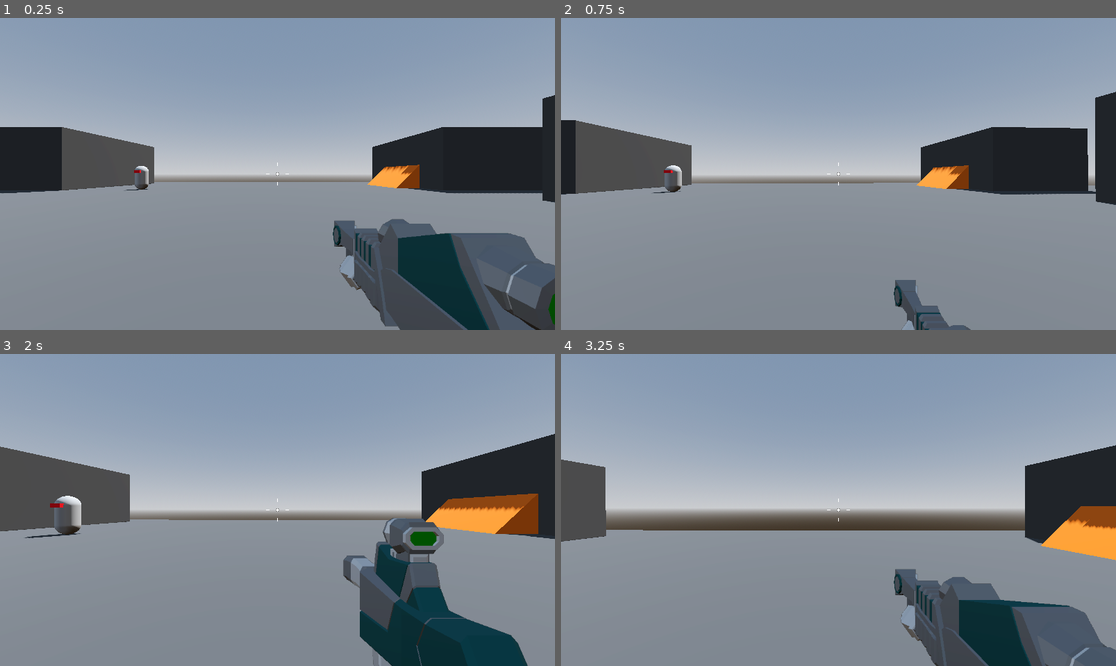
Above: before the commit, frames 1-4 (two rows, left to right).
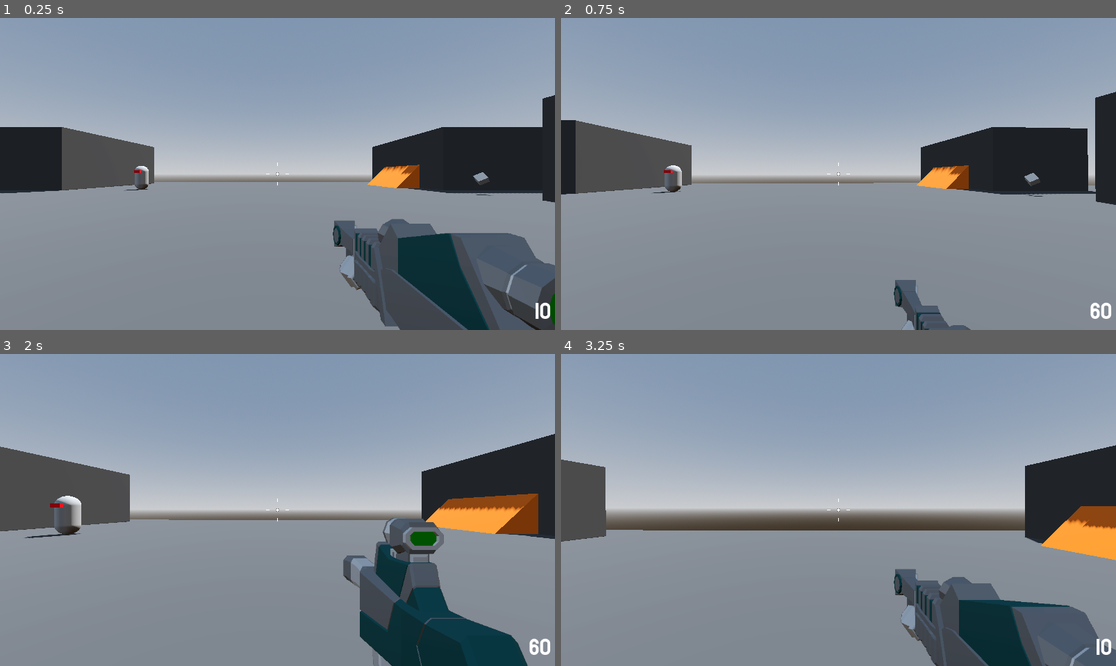
Above: after the commit, the same moments.

Repository: RileyWaldo/RoboRampage
Game: Godot game, scene res://Levels/SandBox.tscn
Same seed, same stepped clock (60 frames per second), same inputs: the game is played once before the commit and once after it.
Inputs (mouse positions are in pixels of both pictures, inside the frame that each line leads up to):
- Up to frame 1 (0.25 s): no input
- Up to frame 2 (0.75 s): tap Enter at 0.5 s; move the mouse to (866, 174) at 0.52 s; hold W (moveForward) from 0.53 s (still down); hold Mouse wheel up (nextWeapon) from 0.53 s (still down); click (866, 174) at 0.67 s
- Up to frame 3 (2 s): keep holding W (moveForward); tap Space (jump) at 0.77, 1.52 s; tap 1 (weapon1) at 0.8, 1.35 s; move the mouse to (249, 510) at 1.27 s; release Mouse wheel up (nextWeapon) at 1.28 s; click (249, 510) at 1.42 s; tap 2 (weapon2) at 1.55 s
- Up to frame 4 (3.25 s): keep holding W (moveForward); move the mouse to (849, 503) at 2.02 s; hold 2 (weapon2) 2.03-2.78 s; click (849, 503) at 2.17 s; tap Mouse wheel up (nextWeapon) at 2.3 s; move the mouse to (832, 516) at 2.77 s; click (832, 516) at 2.85 s; tap Space (jump) at 3.02 s; tap 1 (weapon1) at 3.05 s

The runs differ from the first frame. In frame 1, 0.2% of the frame differs, in the area x 85-100%, y 49-97%; in frame 2, 0.2%, in the area x 83-100%, y 49-97%; in frame 3, 0.1%; in frame 4, 0.1%.

Commit message:
Added ammo pick ups

Diff:
--- /dev/null
+++ b/GameObjects/PickUp.tscn
@@ -0,0 +1,21 @@
+[gd_scene load_steps=4 format=3 uid="uid://0p3ehjyjitbm"]
+
+[ext_resource type="Script" uid="uid://cis4ktv7bj48f" path="res://Scripts/PickUp.gd" id="1_cyvg4"]
+
+[sub_resource type="BoxMesh" id="BoxMesh_nd06s"]
+size = Vector3(0.5, 0.5, 0.5)
+
+[sub_resource type="SphereShape3D" id="SphereShape3D_cyvg4"]
+radius = 1.0
+
+[node name="PickUp" type="Area3D"]
+script = ExtResource("1_cyvg4")
+
+[node name="AmmoMesh" type="MeshInstance3D" parent="."]
+transform = Transform3D(0.70710677, -0.70710677, 0, 0.49999997, 0.49999997, -0.70710677, 0.49999997, 0.49999997, 0.70710677, 0, 0, 0)
+mesh = SubResource("BoxMesh_nd06s")
+
+[node name="CollisionShape3D" type="CollisionShape3D" parent="."]
+shape = SubResource("SphereShape3D_cyvg4")
+
+[connection signal="body_entered" from="." to="." method="_on_body_entered"]
--- a/GameObjects/Player.tscn
+++ b/GameObjects/Player.tscn
@@ -9,6 +9,7 @@
 [ext_resource type="Texture2D" uid="uid://b6lpow0xh5x4y" path="res://Assets/damage.png" id="5_ortbp"]
 [ext_resource type="Script" uid="uid://bqoxwpumtm7jk" path="res://Scripts/AmmoHandler.gd" id="6_0wesu"]
 [ext_resource type="PackedScene" uid="uid://2n6ncod8u278" path="res://GameObjects/GameOverMenu.tscn" id="6_hfly6"]
+[ext_resource type="FontFile" uid="uid://cemykaucqg8h" path="res://Assets/Staatliches/Staatliches-Regular.ttf" id="9_0sn6b"]
 
 [sub_resource type="CapsuleMesh" id="CapsuleMesh_y23oo"]
 
@@ -152,6 +153,10 @@
 &"TakeDamage": SubResource("Animation_hfly6")
 }
 
+[sub_resource type="LabelSettings" id="LabelSettings_xngwf"]
+font = ExtResource("9_0sn6b")
+font_size = 48
+
 [node name="Player" type="CharacterBody3D" groups=["player"]]
 script = ExtResource("1_lu7l2")
 
@@ -213,8 +218,10 @@
 ammoHandler = NodePath("../../AmmoHandler")
 ammoType = 1
 
-[node name="AmmoHandler" type="Node" parent="SubViewportContainer/SubViewport/WeaponCamera"]
+[node name="AmmoHandler" type="Node" parent="SubViewportContainer/SubViewport/WeaponCamera" node_paths=PackedStringArray("ammoLabel")]
+unique_name_in_owner = true
 script = ExtResource("6_0wesu")
+ammoLabel = NodePath("../../../../MarginContainer/AmmoLabel")
 
 [node name="CenterContainer" type="CenterContainer" parent="."]
 anchors_preset = 15
@@ -245,4 +252,24 @@
 }
 autoplay = "RESET"
 
+[node name="MarginContainer" type="MarginContainer" parent="."]
+anchors_preset = 15
+anchor_right = 1.0
+anchor_bottom = 1.0
+grow_horizontal = 2
+grow_vertical = 2
+mouse_filter = 2
+theme_override_constants/margin_left = 8
+theme_override_constants/margin_top = 8
+theme_override_constants/margin_right = 8
+theme_override_constants/margin_bottom = 8
+
+[node name="AmmoLabel" type="Label" parent="MarginContainer"]
+layout_mode = 2
+size_flags_horizontal = 8
+size_flags_vertical = 8
+text = "999"
+label_settings = SubResource("LabelSettings_xngwf")
+
 [node name="GameOverMenu" parent="." instance=ExtResource("6_hfly6")]
+visible = false
--- a/Levels/SandBox.tscn
+++ b/Levels/SandBox.tscn
@@ -1,9 +1,10 @@
-[gd_scene load_steps=9 format=3 uid="uid://n6h848ygj3nj"]
+[gd_scene load_steps=10 format=3 uid="uid://n6h848ygj3nj"]
 
 [ext_resource type="PackedScene" uid="uid://dimljn12f5j31" path="res://GameObjects/Player.tscn" id="1_gilti"]
 [ext_resource type="Material" uid="uid://bw61ucewgmfi4" path="res://Levels/Materials/GrayMaterial.tres" id="2_r8rh2"]
 [ext_resource type="Material" uid="uid://ct48113qtky7p" path="res://Levels/Materials/OrangeMaterial.tres" id="3_yawbu"]
 [ext_resource type="PackedScene" uid="uid://en0qpl0s8rxe" path="res://GameObjects/Enemy.tscn" id="4_yawbu"]
+[ext_resource type="PackedScene" uid="uid://0p3ehjyjitbm" path="res://GameObjects/PickUp.tscn" id="5_bpqh8"]
 
 [sub_resource type="ProceduralSkyMaterial" id="ProceduralSkyMaterial_2b7vw"]
 sky_horizon_color = Color(0.66224277, 0.6717428, 0.6867428, 1)
@@ -138,3 +139,14 @@
 
 [node name="Enemy2" parent="." instance=ExtResource("4_yawbu")]
 transform = Transform3D(1, 0, 0, 0, 1, 0, 0, 0, 1, -11.488136, 0, -17.194426)
+
+[node name="PickUp" parent="." instance=ExtResource("5_bpqh8")]
+transform = Transform3D(1, 0, 0, 0, 1, 0, 0, 0, 1, 0, 2, 14)
+
+[node name="PickUp2" parent="." instance=ExtResource("5_bpqh8")]
+transform = Transform3D(1, 0, 0, 0, 1, 0, 0, 0, 1, 13, 1, -13)
+
+[node name="PickUp3" parent="." instance=ExtResource("5_bpqh8")]
+transform = Transform3D(1, 0, 0, 0, 1, 0, 0, 0, 1, 15, 1, 6)
+ammoType = 1
+amount = 50
--- a/Scripts/AmmoHandler.gd
+++ b/Scripts/AmmoHandler.gd
@@ -6,10 +6,13 @@
 	SMALL_BULLET
 }
 
+@export var ammoLabel: Label
+
 var ammoStorage := {
 	ammoType.BULLET: 10,
 	ammoType.SMALL_BULLET: 60
 }
+
 
 func HasAmmo(type: ammoType) -> bool:
 	return ammoStorage[type] > 0
@@ -17,3 +20,11 @@
 func UseAmmo(type: ammoType) -> void:
 	if(HasAmmo(type)):
 		ammoStorage[type] -= 1
+		UpdateAmmoLabel(type)
+
+func AddAmmo(type: ammoType, amount: int) -> void:
+	ammoStorage[type] += amount
+	UpdateAmmoLabel(type)
+
+func UpdateAmmoLabel(type: ammoType) -> void:
+	ammoLabel.text = str(ammoStorage[type])
--- a/Scripts/HitScanWeapon.gd
+++ b/Scripts/HitScanWeapon.gd
@@ -1,4 +1,5 @@
 extends Node3D
+class_name HitScan
 
 @export var weaponDamage := 10
 @export var fireRate := 14.0
--- /dev/null
+++ b/Scripts/PickUp.gd
@@ -0,0 +1,10 @@
+extends Area3D
+
+@export var ammoType: AmmoHandler.ammoType
+@export var amount: int = 20
+
+
+func _on_body_entered(body: Node3D) -> void:
+	if(body.is_in_group("player")):
+		body.ammoHandler.AddAmmo(ammoType, amount)
+		queue_free()
--- a/Scripts/Player.gd
+++ b/Scripts/Player.gd
@@ -20,6 +20,7 @@
 @onready var cameraPivot: Node3D = $CameraPivot
 @onready var damageOverlay: AnimationPlayer = $DamageOverlay/AnimationPlayer
 @onready var gameOverMenu: Control = $GameOverMenu
+@onready var ammoHandler: AmmoHandler = %AmmoHandler
 
 func _ready() -> void:
 	Input.mouse_mode = Input.MOUSE_MODE_CAPTURED
--- a/Scripts/WeaponHandler.gd
+++ b/Scripts/WeaponHandler.gd
@@ -5,18 +5,19 @@
 var nextWeapon: Node3D
 var isSwappingWeapons: bool = false
 
-@onready var weaponWwapAnimator: AnimationPlayer = %WeaponSwapAnimator
+@onready var weaponWrapAnimator: AnimationPlayer = %WeaponSwapAnimator
 
 func _ready() -> void:
 	for child in get_children():
-		if(child is Node3D):
+		if(child is HitScan):
 			weapons.append(child)
 	Equip(weapons[0])
 
 func SwapWeapon(weap: Node3D) -> void:
 	nextWeapon = weap
 	isSwappingWeapons = true
-	weaponWwapAnimator.play("SwapWeapon")
+	weaponWrapAnimator.play("SwapWeapon")
+	UpdateAmmoLabel(nextWeapon)
 	for child: Node3D in get_children():
 		child.set_process(false)
 
@@ -36,6 +37,7 @@
 			child.set_process(false)
 
 func Equip(activeWeapon: Node3D) -> void:
+	UpdateAmmoLabel(activeWeapon)
 	for child: Node3D in get_children():
 		if(child == activeWeapon):
 			child.visible = true
@@ -48,6 +50,9 @@
 func CycleWeapon(cycle: int) -> void:
 	weaponIndex = wrapi(weaponIndex + cycle, 0, weapons.size())
 	SwapWeapon(weapons[weaponIndex])
+
+func UpdateAmmoLabel(weap: HitScan) -> void:
+	weap.ammoHandler.UpdateAmmoLabel(weap.ammoType)
 
 func _unhandled_input(event: InputEvent) -> void:
 	if(isSwappingWeapons):
Not shown: 1 places in GameObjects/Player.tscn that only renumber resources
Not shown, added: Scripts/PickUp.gd.uid
